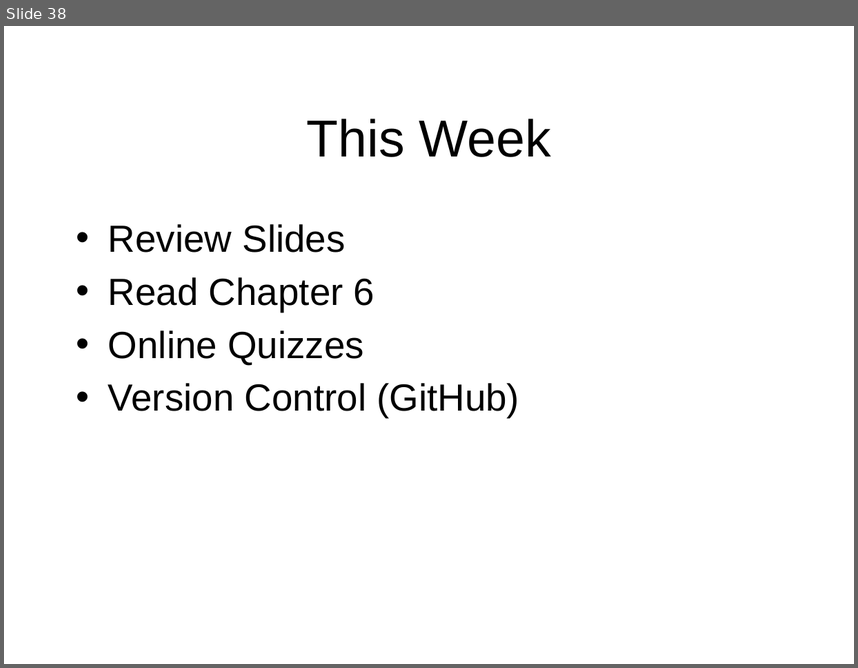
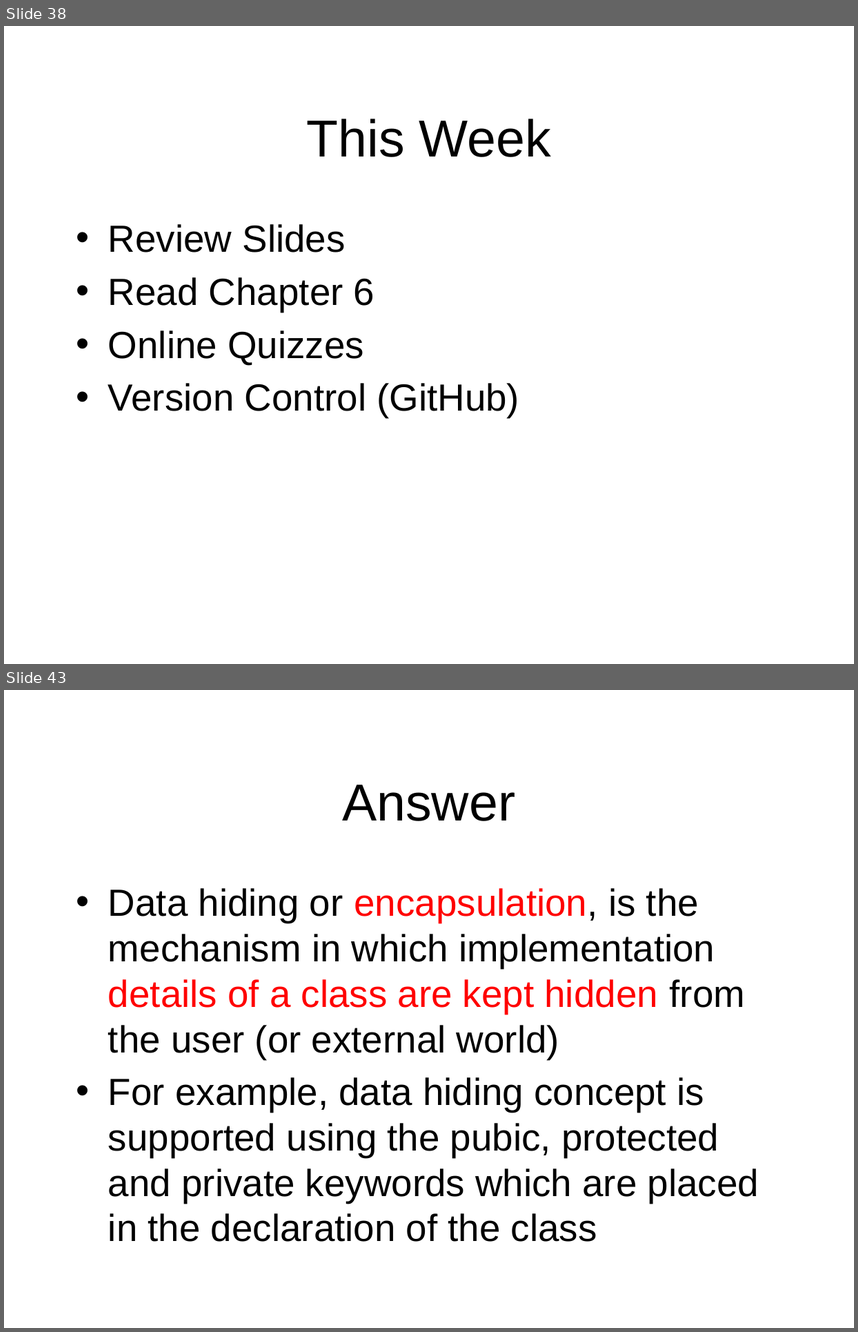
Before and after one commit to octaviordz/zjnu2017.github.io, a slide deck: OOAD/lectures/070--Notation.Part.2.pptx. Shown one above the other, each under a label of ours: slide 38 before the commit, slides 38 and 43 after it; the slides between them are not shown. The pictures are 858x668 and 858x1332 pixels, drawn with LibreOffice and Linux fonts; fonts in the diff are those of the drawing. Boxes give left, top, right and bottom in pixels: in the first picture for what was removed or moved away, otherwise in the second. Text is boxed around its words. In the diff, an @@ line names an element or a change of style, - is before the commit and + after.

```diff
--- a/OOAD/lectures/070--Notation.Part.2.pptx
+++ b/OOAD/lectures/070--Notation.Part.2.pptx
@@ slide 43 added at [4,690,854,1328], background #FFFFFF @@
@@ title added at [342,785,515,821], 44 pt, text #000000 @@
+Answer
@@ text added at [108,888,759,1241], 32 pt, text #000000 @@
+• Data hiding or encapsulation, is the mechanism in which implementation details of a class are kept hidden from the user (or external world)
+• For example, data hiding concept is supported using the pubic, protected and private keywords which are placed in the declaration of the class
```
Also in this commit, not shown: 1 slide changed, 9 other slides added.
